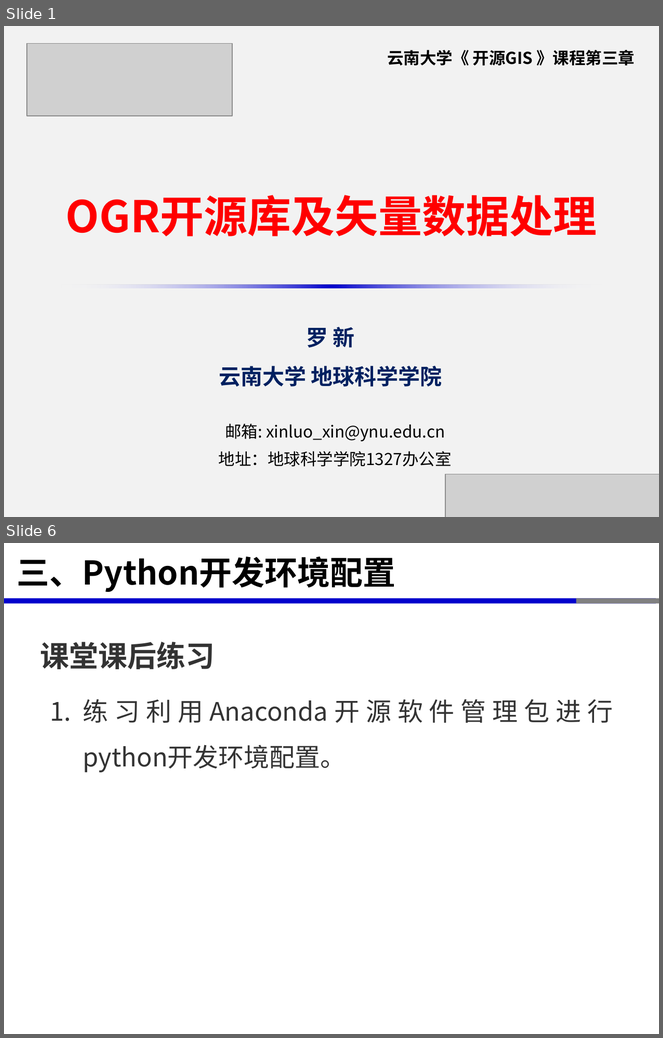
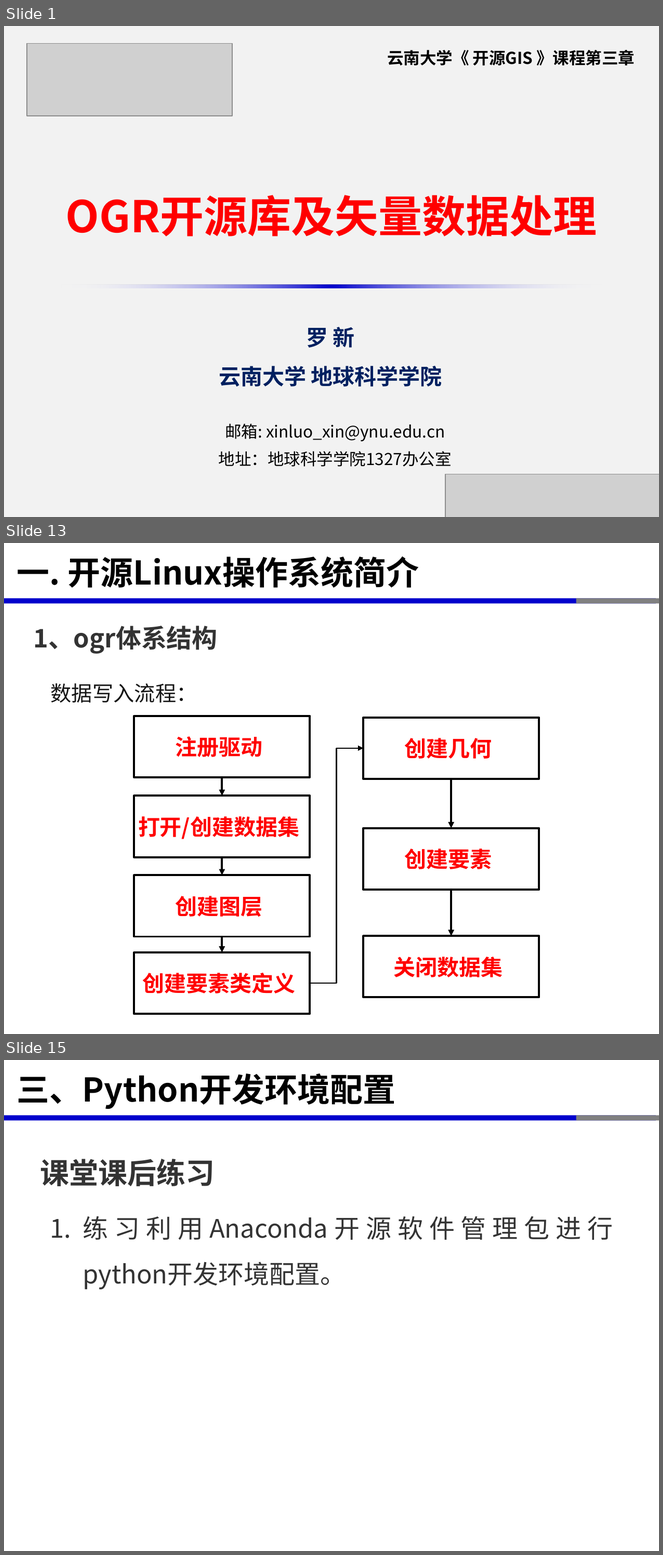
Before and after one commit to xinluo2018/open-source-gis-course, a slide deck: 第4章- OGR开源库及矢量数据处理-8课时/第3章-OGR开源库及矢量数据处理-8学时.pptx. Shown one above the other, each under a label of ours: slides 1 and 6 before the commit, slides 1, 13 and 15 after it; the slides between them are not shown. The pictures are 663x1038 and 663x1555 pixels, drawn with LibreOffice and Linux fonts; fonts in the diff are those of the drawing; grey boxes stand for pictures. Boxes give left, top, right and bottom in pixels: in the first picture for what was removed or moved away, otherwise in the second. Text is boxed around its words. In the diff, an @@ line names an element or a change of style, - is before the commit and + after.

```diff
--- a/第4章- OGR开源库及矢量数据处理-8课时/第3章-OGR开源库及矢量数据处理-8学时.pptx
+++ b/第4章- OGR开源库及矢量数据处理-8课时/第3章-OGR开源库及矢量数据处理-8学时.pptx
@@ slide 13 added at bbox=[4, 543, 659, 1034], background #FFFFFF; not listed: 3 template elements that a slide beside it also shows @@
@@ title added at bbox=[17, 557, 419, 588], 36 pt, text #000000, bold @@
+一. 开源Linux操作系统简介
@@ text added at bbox=[33, 626, 218, 654], 28 pt, text #333333, bold @@
+1、ogr体系结构
@@ text added at bbox=[51, 683, 197, 703], 23 pt, text #151515 @@
+数据写入流程：
@@ rectangle added at bbox=[135, 716, 310, 778], outline #000000 2.25 pt, 24 pt, text #FF0000, bold @@
+注册驱动
@@ rectangle added at bbox=[364, 717, 539, 779], outline #000000 2.25 pt, 24 pt, text #FF0000, bold @@
+创建几何
@@ elbow arrow added from (310, 983) to (364, 748), #000000 1.5 pt @@
@@ arrow added from (222, 778) to (222, 796), #000000 2.25 pt @@
@@ arrow added from (452, 779) to (452, 828), #000000 2.25 pt @@
@@ rectangle added at bbox=[135, 796, 310, 858], outline #000000 2.25 pt, 24 pt, text #FF0000, bold @@
+打开/创建数据集
@@ rectangle added at bbox=[364, 828, 539, 890], outline #000000 2.25 pt, 24 pt, text #FF0000, bold @@
+创建要素
@@ arrow added from (222, 858) to (222, 875), #000000 2.25 pt @@
@@ rectangle added at bbox=[135, 875, 310, 937], outline #000000 2.25 pt, 24 pt, text #FF0000, bold @@
+创建图层
@@ arrow added from (452, 890) to (452, 936), #000000 2.25 pt @@
@@ arrow added from (222, 937) to (222, 953), #000000 2.25 pt @@
@@ rectangle added at bbox=[364, 936, 539, 997], outline #000000 2.25 pt, 24 pt, text #FF0000, bold @@
+关闭数据集
@@ rectangle added at bbox=[135, 953, 310, 1014], outline #000000 2.25 pt, 24 pt, text #FF0000, bold @@
+创建要素类定义
@@ what was slide 6 is now slide 15 @@
```
Also in this commit, not shown: 3 slides changed, 9 other slides added, 1 slide removed, 3 other files.
